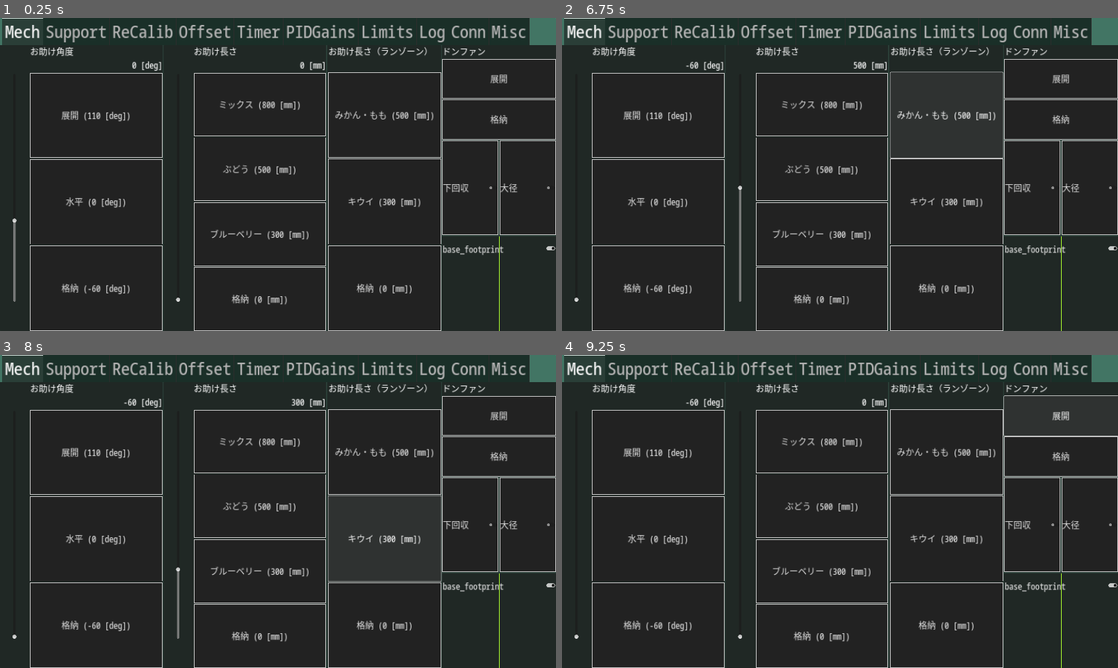
Above: before the commit, frames 1-4 (two rows, left to right).
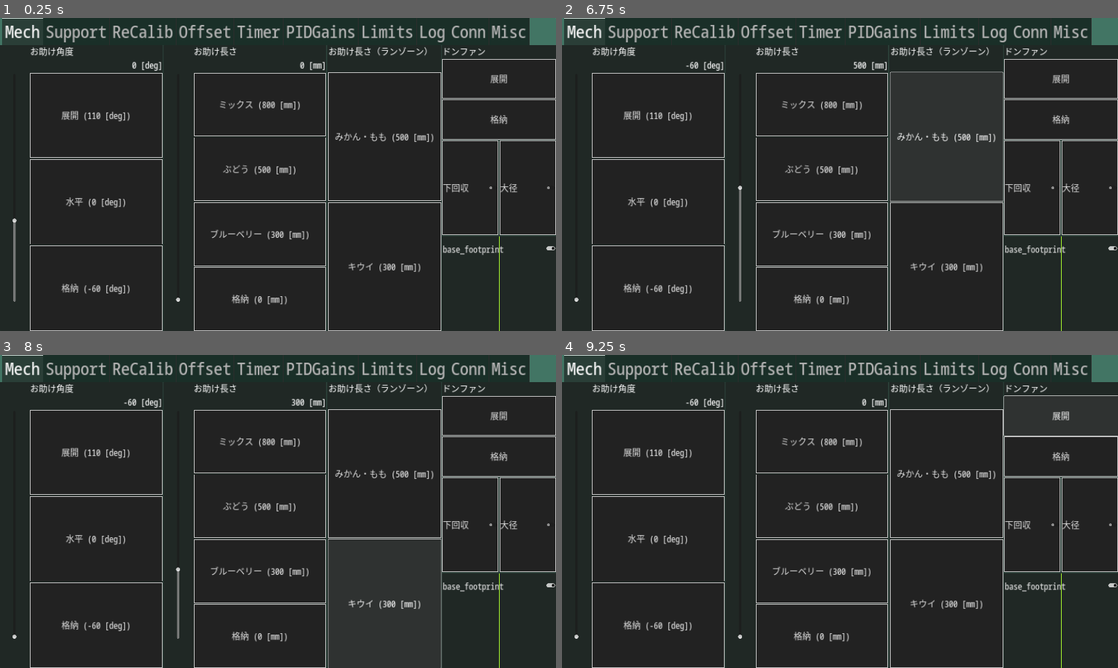
Above: after the commit, the same moments.

Repository: omuct-robotclub/nhk2023-team-a-controller
Game: Godot game, scene res://controls/controller.tscn
Two runs of this game, one before a commit and one after it. Both use one fixed random seed, a clock stepped at 60 frames per second and the inputs below.
Inputs:
- Up to frame 1 (0.25 s): no input
- Up to frame 2 (6.75 s): click "格納" at 0.5 s; click "展開 (110 [deg])" at 1.25 s; click "水平 (0 [deg])" at 2 s; click "格納 (-60 [deg])" at 2.75 s; click "ミックス (800 [mm])" at 3.5 s; click "ぶどう (500 [mm])" at 4.25 s; click "ブルーベリー (300 [mm])" at 5 s; click "格納 (0 [mm])" at 5.75 s; click "みかん・もも (500 [mm])" at 6.5 s
- Up to frame 3 (8 s): click "キウイ (300 [mm])" at 7.25 s
- Up to frame 4 (9.25 s): click "格納 (0 [mm])" at 8 s; click "展開" at 8.75 s

The runs differ from the first frame. In frame 1, 1.0% of the frame differs, in the area x 59-80%, y 29-88%; in frame 2, 1.1%; in frame 3, 1.3%, in the area x 59-80%, y 29-100%; in frame 4, 1.0%.

Commit message:
add runzone button bindings

Diff:
--- a/controls/controller.tscn
+++ b/controls/controller.tscn
@@ -124,8 +124,8 @@
 value_format = ""
 button_name_format = "%s (%0.0f [mm])"
 max_value = 1000.0
-preset_names = Array[String](["みかん・もも", "キウイ", "格納"])
-preset_values = Array[float]([500.0, 300.0, 0.0])
+preset_names = Array[String](["みかん・もも", "キウイ"])
+preset_values = Array[float]([500.0, 300.0])
 
 [node name="Slider" parent="MarginContainer/MainController/TabContainer/Mech/ArmLengthControllerRunZone/Slider/MarginContainer" index="0"]
 visible = false
--- a/scripts/robot_controller.gd
+++ b/scripts/robot_controller.gd
@@ -17,6 +17,7 @@
 @onready var tab_container: TabContainer = $TabContainer
 @onready var cmd_vel_indicator_ = %CmdVelIndicator
 @onready var arm_length_slider: HBoxContainer = $TabContainer/Mech/ArmLengthController/Slider
+@onready var arm_length_slider_runzone: HBoxContainer = $TabContainer/Mech/ArmLengthControllerRunZone/Slider
 @onready var linear_acc_limit: HBoxContainer = $TabContainer/Limits/MarginContainer/HBoxContainer/LinearAccLimit
 @onready var angular_acc_limit: HBoxContainer = $TabContainer/Limits/MarginContainer/HBoxContainer/AngularAccLimit
 
@@ -145,17 +146,29 @@
                 else:
                     _expand_all()
 
+            [JOY_BUTTON_X, true]:
+                RobotInterface.set_arm_length(0.0)
+
             [JOY_BUTTON_Y, true]:
                 arm_length_slider.buttons.get_child(0).normal_pressed.emit()
 
-            [JOY_BUTTON_X, true]:
-                RobotInterface.set_arm_length(0.0)
-
             [JOY_BUTTON_B, true]:
                 arm_length_slider.buttons.get_child(1).normal_pressed.emit()
 
             [JOY_BUTTON_A, true]:
                 arm_length_slider.buttons.get_child(2).normal_pressed.emit()
+
+            [JOY_BUTTON_DPAD_UP, false]:
+                if reverse:
+                    _retract_all()
+                else:
+                    _expand_runzone()
+
+            [JOY_BUTTON_DPAD_RIGHT, true]:
+                arm_length_slider_runzone.buttons.get_child(0).normal_pressed.emit()
+
+            [JOY_BUTTON_DPAD_DOWN, true]:
+                arm_length_slider_runzone.buttons.get_child(1).normal_pressed.emit()
 
 var _working := false
 
@@ -165,6 +178,17 @@
     RobotInterface.set_donfan_cmd(1)
     await get_tree().create_timer(1.0).timeout
     RobotInterface.set_expander_length(1.0)
+    RobotInterface.set_arm_angle(deg_to_rad(110))
+    await get_tree().create_timer(1.0).timeout
+    RobotInterface.set_arm_length(0.0)
+    _working = false
+
+func _expand_runzone() -> void:
+    if _working: return
+    _working = true
+    RobotInterface.set_donfan_cmd(1)
+    await get_tree().create_timer(1.0).timeout
+    RobotInterface.set_expander_length(0.0)
     RobotInterface.set_arm_angle(deg_to_rad(110))
     await get_tree().create_timer(1.0).timeout
     RobotInterface.set_arm_length(0.0)
